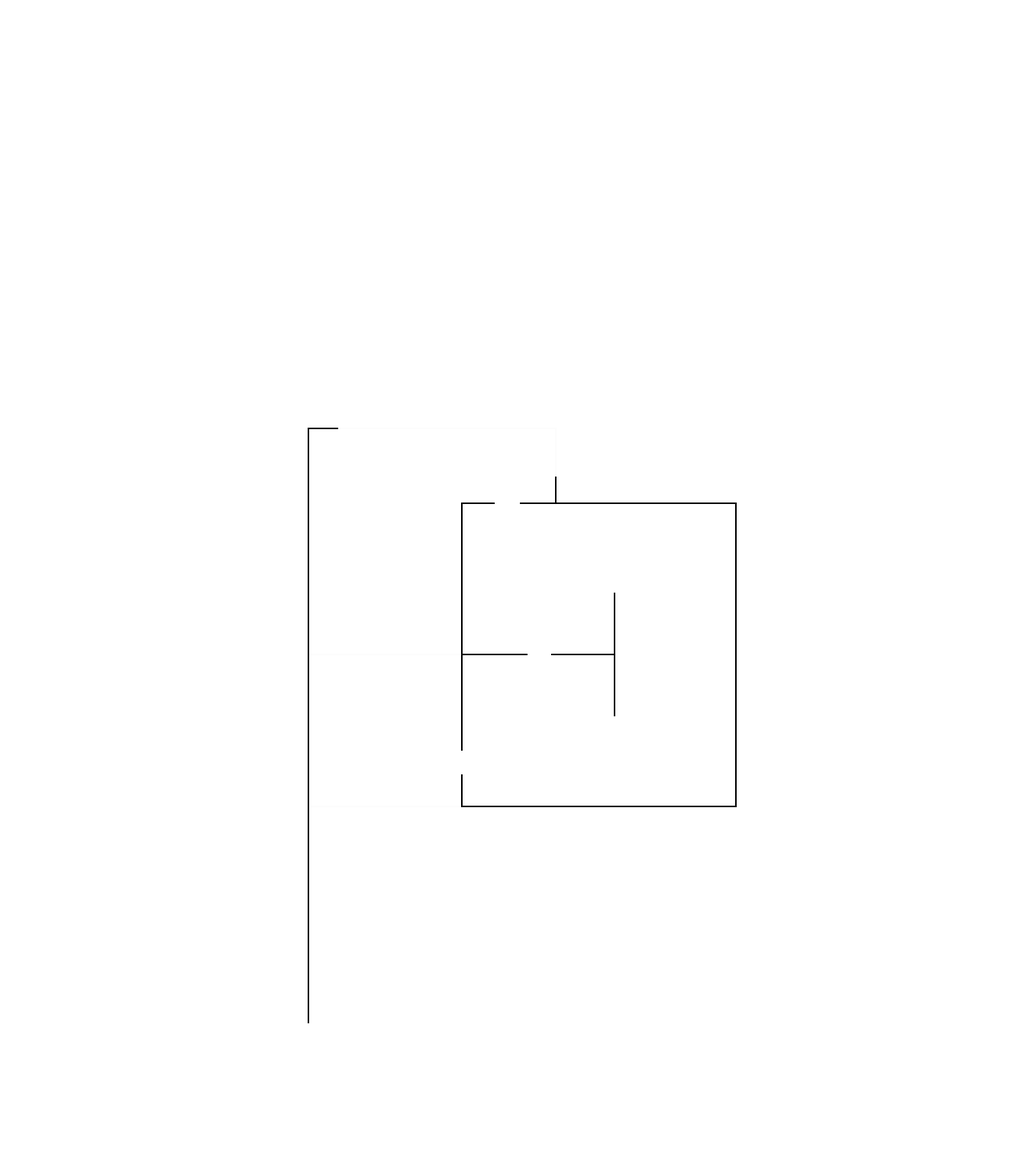
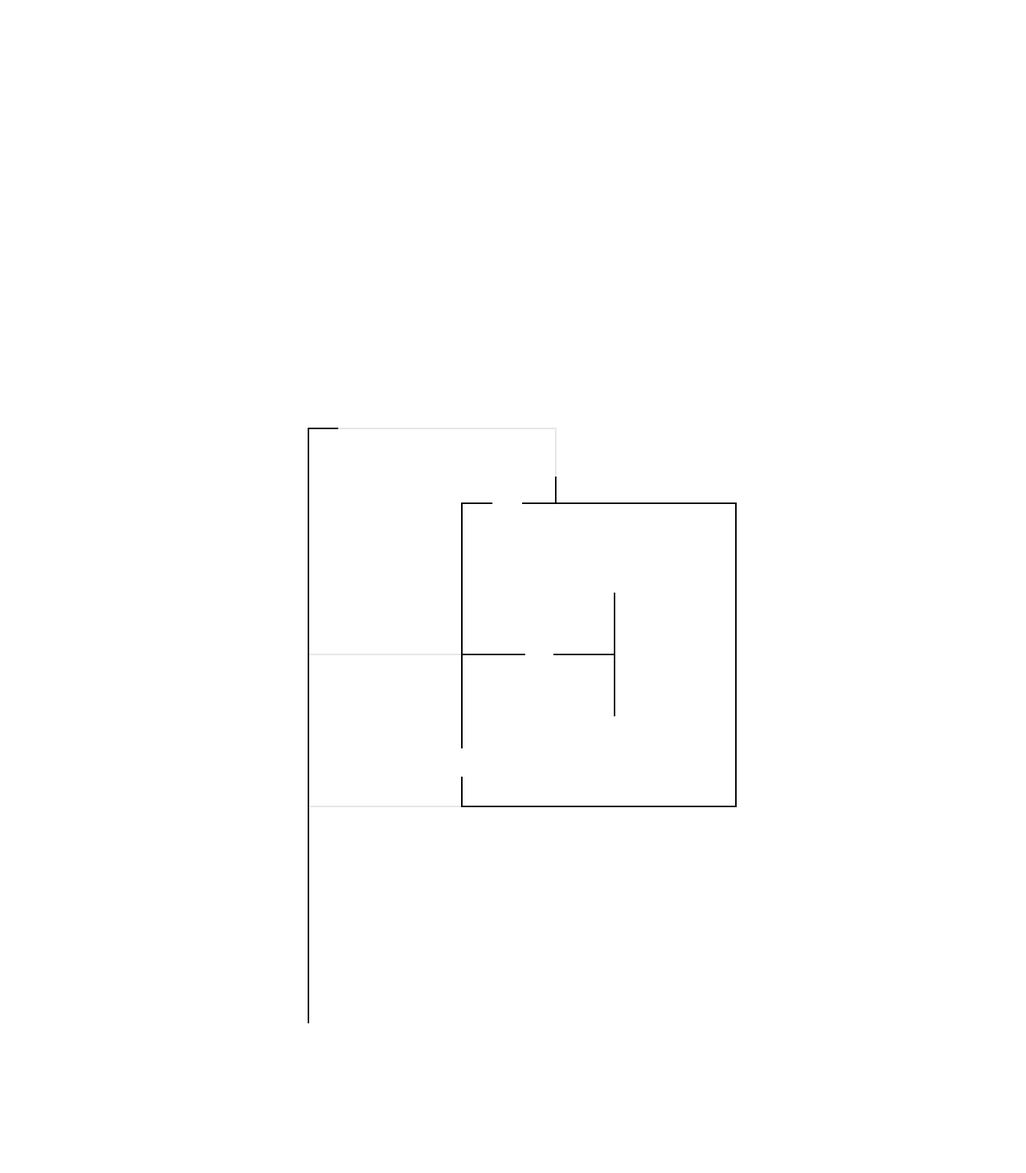
Layer changes from the first 1026 x 1173 image to the second:
painted on "Walls" over <box>309,427,557,808</box>
